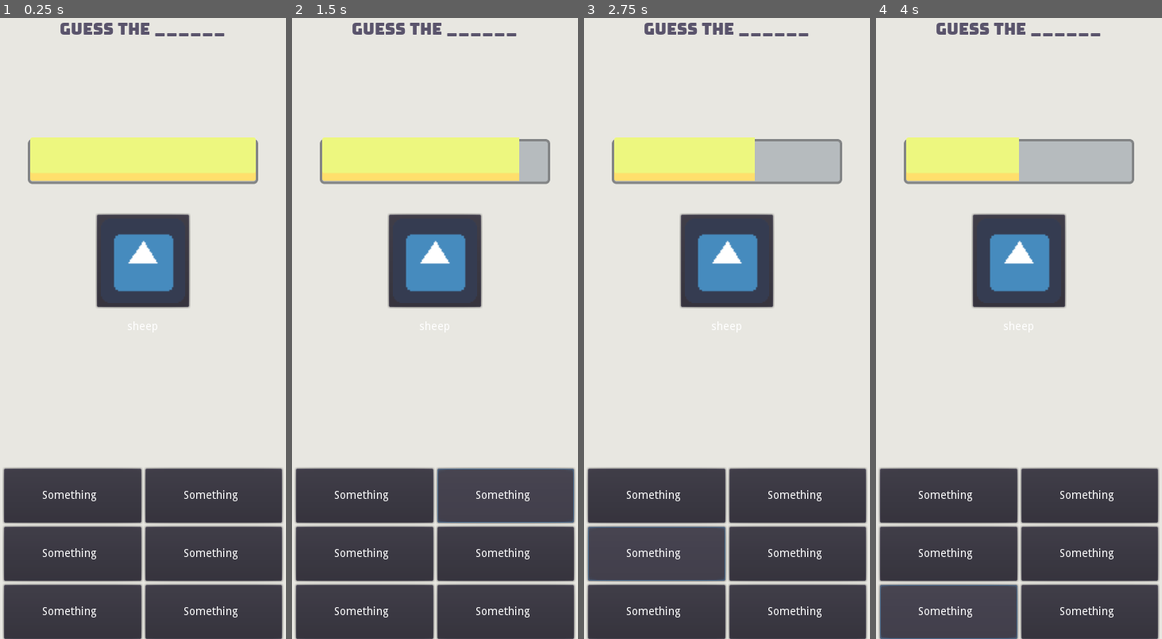
Above: before the commit, frames 1-4 (left to right).
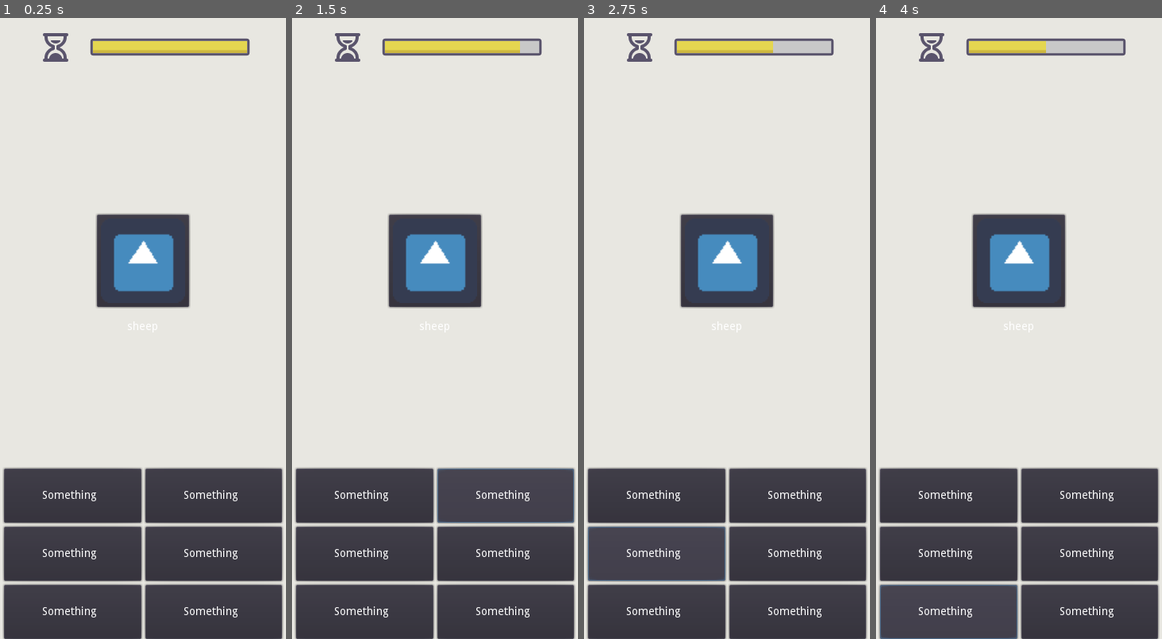
Above: after the commit, the same moments.

Repository: CTRLRLTY/Sorbet
Game: Godot game, scene res://Scenes/ObjectNaming/ObjectNaming.tscn
Same seed, same stepped clock (60 frames per second), same inputs: the game is played once before the commit and once after it. This scene is started directly instead of the project's main scene. The engine's default icon, where the game draws it, is replaced by a stand-in: a white triangle on a blue panel in a dark square.
Inputs:
- Up to frame 1 (0.25 s): no input
- Up to frame 2 (1.5 s): click "Something" at 0.5 s; click "Something" at 1.25 s
- Up to frame 3 (2.75 s): click "Something" at 2 s
- Up to frame 4 (4 s): click "Something" at 2.75 s; click "Something" at 3.5 s

The runs differ from the first frame. In frame 1, 8.5% of the frame differs, in the area x 9-91%, y 0-27%; in frame 2, 8.5%; in frame 3, 8.4%; in frame 4, 8.4%.

Commit message:
Modified general layout and updated progress bar

Diff:
--- a/Scenes/ObjectNaming/ObjectNaming.tscn
+++ b/Scenes/ObjectNaming/ObjectNaming.tscn
@@ -2,14 +2,29 @@
 
 [ext_resource path="res://icon.png" type="Texture" id=1]
 [ext_resource path="res://Scenes/ObjectNaming/TimerBar.gd" type="Script" id=2]
-[ext_resource path="res://Scenes/ObjectNaming/Card.gd" type="Script" id=3]
+[ext_resource path="res://Scenes/ObjectNaming/MultipleChoice.gd" type="Script" id=3]
 [ext_resource path="res://Scenes/ObjectNaming/Choices.gd" type="Script" id=4]
 [ext_resource path="res://Scenes/ObjectNaming/ObjectNaming.gd" type="Script" id=5]
 [ext_resource path="res://Resources/Textures/Progress.png" type="Texture" id=6]
-[ext_resource path="res://Resources/Textures/Under.png" type="Texture" id=7]
-[ext_resource path="res://Resources/fonts/Bungee-Regular-20.tres" type="DynamicFont" id=8]
+[ext_resource path="res://Resources/Icons/deadline.png" type="Texture" id=7]
 [ext_resource path="res://Resources/Styleboxes/RootBackground.tres" type="StyleBox" id=9]
 
+[sub_resource type="StyleBoxFlat" id=1]
+content_margin_left = 3.0
+content_margin_right = 3.0
+content_margin_top = 3.0
+content_margin_bottom = 3.0
+bg_color = Color( 0.788235, 0.788235, 0.788235, 1 )
+border_width_left = 3
+border_width_top = 3
+border_width_right = 3
+border_width_bottom = 3
+border_color = Color( 0.356863, 0.333333, 0.427451, 1 )
+corner_radius_top_left = 3
+corner_radius_top_right = 3
+corner_radius_bottom_right = 3
+corner_radius_bottom_left = 3
+
 [node name="ObjectNaming" type="Control"]
 anchor_right = 1.0
 anchor_bottom = 1.0
@@ -23,15 +38,52 @@
 anchor_bottom = 1.0
 custom_styles/panel = ExtResource( 9 )
 
-[node name="Card" type="Control" parent="."]
-anchor_right = 1.0
-anchor_bottom = 1.0
-script = ExtResource( 3 )
-__meta__ = {
-"_edit_lock_": true
-}
-
-[node name="Object" type="PanelContainer" parent="Card"]
+[node name="TimerProgress" type="HBoxContainer" parent="."]
+anchor_left = 0.5
+anchor_top = 0.5
+anchor_right = 0.5
+anchor_bottom = 0.5
+margin_left = -134.0
+margin_top = -367.0
+margin_right = 134.0
+margin_bottom = -319.0
+custom_constants/separation = 20
+__meta__ = {
+"_edit_group_": true
+}
+
+[node name="HourGlassIcon" type="TextureRect" parent="TimerProgress"]
+margin_right = 48.0
+margin_bottom = 48.0
+texture = ExtResource( 7 )
+
+[node name="ProgressBar" type="PanelContainer" parent="TimerProgress"]
+margin_left = 68.0
+margin_top = 13.0
+margin_right = 268.0
+margin_bottom = 34.0
+rect_min_size = Vector2( 200, 21 )
+size_flags_vertical = 6
+custom_styles/panel = SubResource( 1 )
+__meta__ = {
+"_edit_group_": true
+}
+
+[node name="TimerBar" type="TextureProgress" parent="TimerProgress/ProgressBar"]
+margin_left = 3.0
+margin_top = 3.0
+margin_right = 197.0
+margin_bottom = 18.0
+max_value = 8.0
+value = 8.0
+texture_progress = ExtResource( 6 )
+nine_patch_stretch = true
+script = ExtResource( 2 )
+
+[node name="Timer" type="Timer" parent="TimerProgress/ProgressBar/TimerBar"]
+one_shot = true
+
+[node name="Object" type="PanelContainer" parent="."]
 anchor_left = 0.5
 anchor_top = 0.5
 anchor_right = 0.5
@@ -44,7 +96,7 @@
 "_edit_lock_": true
 }
 
-[node name="TextureRect" type="TextureRect" parent="Card/Object"]
+[node name="TextureRect" type="TextureRect" parent="Object"]
 margin_left = 7.0
 margin_top = 7.0
 margin_right = 113.0
@@ -57,14 +109,22 @@
 "_edit_lock_": true
 }
 
-[node name="ObjectLabel" type="Label" parent="Card/Object/TextureRect"]
+[node name="ObjectLabel" type="Label" parent="Object/TextureRect"]
 margin_top = 129.0
 margin_right = 106.0
 margin_bottom = 143.0
 align = 1
 valign = 1
 
-[node name="MGC" type="MarginContainer" parent="Card"]
+[node name="MultipleChoice" type="Control" parent="."]
+anchor_right = 1.0
+anchor_bottom = 1.0
+script = ExtResource( 3 )
+__meta__ = {
+"_edit_lock_": true
+}
+
+[node name="MGC" type="MarginContainer" parent="MultipleChoice"]
 anchor_top = 1.0
 anchor_right = 1.0
 anchor_bottom = 1.0
@@ -77,7 +137,7 @@
 "_edit_group_": true
 }
 
-[node name="Choices" type="GridContainer" parent="Card/MGC"]
+[node name="Choices" type="GridContainer" parent="MultipleChoice/MGC"]
 margin_left = 5.0
 margin_right = 355.0
 margin_bottom = 214.0
@@ -88,48 +148,48 @@
 columns = 2
 script = ExtResource( 4 )
 
-[node name="Choice" type="Button" parent="Card/MGC/Choices"]
+[node name="Choice" type="Button" parent="MultipleChoice/MGC/Choices"]
 margin_right = 172.0
 margin_bottom = 68.0
 size_flags_horizontal = 3
 size_flags_vertical = 3
 
-[node name="Label" type="Label" parent="Card/MGC/Choices/Choice"]
-anchor_right = 1.0
-anchor_bottom = 1.0
-text = "Something  "
-align = 1
-valign = 1
-
-[node name="Choice2" type="Button" parent="Card/MGC/Choices"]
+[node name="Label" type="Label" parent="MultipleChoice/MGC/Choices/Choice"]
+anchor_right = 1.0
+anchor_bottom = 1.0
+text = "Something  "
+align = 1
+valign = 1
+
+[node name="Choice2" type="Button" parent="MultipleChoice/MGC/Choices"]
 margin_left = 177.0
 margin_right = 349.0
 margin_bottom = 68.0
 size_flags_horizontal = 3
 size_flags_vertical = 3
 
-[node name="Label" type="Label" parent="Card/MGC/Choices/Choice2"]
-anchor_right = 1.0
-anchor_bottom = 1.0
-text = "Something  "
-align = 1
-valign = 1
-
-[node name="Choice3" type="Button" parent="Card/MGC/Choices"]
+[node name="Label" type="Label" parent="MultipleChoice/MGC/Choices/Choice2"]
+anchor_right = 1.0
+anchor_bottom = 1.0
+text = "Something  "
+align = 1
+valign = 1
+
+[node name="Choice3" type="Button" parent="MultipleChoice/MGC/Choices"]
 margin_top = 73.0
 margin_right = 172.0
 margin_bottom = 141.0
 size_flags_horizontal = 3
 size_flags_vertical = 3
 
-[node name="Label" type="Label" parent="Card/MGC/Choices/Choice3"]
-anchor_right = 1.0
-anchor_bottom = 1.0
-text = "Something  "
-align = 1
-valign = 1
-
-[node name="Choice4" type="Button" parent="Card/MGC/Choices"]
+[node name="Label" type="Label" parent="MultipleChoice/MGC/Choices/Choice3"]
+anchor_right = 1.0
+anchor_bottom = 1.0
+text = "Something  "
+align = 1
+valign = 1
+
+[node name="Choice4" type="Button" parent="MultipleChoice/MGC/Choices"]
 margin_left = 177.0
 margin_top = 73.0
 margin_right = 349.0
@@ -137,28 +197,28 @@
 size_flags_horizontal = 3
 size_flags_vertical = 3
 
-[node name="Label" type="Label" parent="Card/MGC/Choices/Choice4"]
-anchor_right = 1.0
-anchor_bottom = 1.0
-text = "Something  "
-align = 1
-valign = 1
-
-[node name="Choice5" type="Button" parent="Card/MGC/Choices"]
+[node name="Label" type="Label" parent="MultipleChoice/MGC/Choices/Choice4"]
+anchor_right = 1.0
+anchor_bottom = 1.0
+text = "Something  "
+align = 1
+valign = 1
+
+[node name="Choice5" type="Button" parent="MultipleChoice/MGC/Choices"]
 margin_top = 146.0
 margin_right = 172.0
 margin_bottom = 214.0
 size_flags_horizontal = 3
 size_flags_vertical = 3
 
-[node name="Label" type="Label" parent="Card/MGC/Choices/Choice5"]
-anchor_right = 1.0
-anchor_bottom = 1.0
-text = "Something  "
-align = 1
-valign = 1
-
-[node name="Choice6" type="Button" parent="Card/MGC/Choices"]
+[node name="Label" type="Label" parent="MultipleChoice/MGC/Choices/Choice5"]
+anchor_right = 1.0
+anchor_bottom = 1.0
+text = "Something  "
+align = 1
+valign = 1
+
+[node name="Choice6" type="Button" parent="MultipleChoice/MGC/Choices"]
 margin_left = 177.0
 margin_top = 146.0
 margin_right = 349.0
@@ -166,50 +226,11 @@
 size_flags_horizontal = 3
 size_flags_vertical = 3
 
-[node name="Label" type="Label" parent="Card/MGC/Choices/Choice6"]
-anchor_right = 1.0
-anchor_bottom = 1.0
-text = "Something  "
-align = 1
-valign = 1
-
-[node name="GuessTheAnimal" type="Label" parent="Card"]
-anchor_right = 1.0
-margin_bottom = 67.0
-custom_colors/font_color = Color( 0.356863, 0.333333, 0.427451, 1 )
-custom_fonts/font = ExtResource( 8 )
-text = "Guess the ______"
-align = 1
-valign = 1
-
-[node name="TimerProgress" type="TextureRect" parent="Card"]
-anchor_left = 0.5
-anchor_top = 0.5
-anchor_right = 0.5
-anchor_bottom = 0.5
-margin_left = -145.5
-margin_top = -228.0
-margin_right = 145.5
-margin_bottom = -171.0
-texture = ExtResource( 7 )
-__meta__ = {
-"_edit_group_": true
-}
-
-[node name="TimerBar" type="TextureProgress" parent="Card/TimerProgress"]
-margin_left = 3.0
-margin_top = -2.0
-margin_right = 287.0
-margin_bottom = 53.0
-max_value = 8.0
-value = 8.0
-texture_progress = ExtResource( 6 )
-nine_patch_stretch = true
-stretch_margin_top = 11
-stretch_margin_bottom = 11
-script = ExtResource( 2 )
-
-[node name="Timer" type="Timer" parent="Card/TimerProgress/TimerBar"]
-one_shot = true
-
-[connection signal="timeout" from="Card/TimerProgress/TimerBar/Timer" to="Card/TimerProgress/TimerBar" method="_on_Timer_timeout"]
+[node name="Label" type="Label" parent="MultipleChoice/MGC/Choices/Choice6"]
+anchor_right = 1.0
+anchor_bottom = 1.0
+text = "Something  "
+align = 1
+valign = 1
+
+[connection signal="timeout" from="TimerProgress/ProgressBar/TimerBar/Timer" to="TimerProgress/ProgressBar/TimerBar" method="_on_Timer_timeout"]
Binary file added: Resources/Icons/deadline.png
Not shown, changed: Resources/Icons/deadline.png.import
Binary file changed: Resources/Textures/Progress.png
Binary file removed: Resources/Textures/Under.png
Binary file added: Resources/Textures/cross.png
Not shown, added: Resources/Textures/cross.png.import
Binary file added: Resources/Textures/cross_filled.png
Not shown, added: Resources/Textures/cross_filled.png.import
Renamed: Scenes/ObjectNaming/Card.gd -> Scenes/ObjectNaming/MultipleChoice.gd
